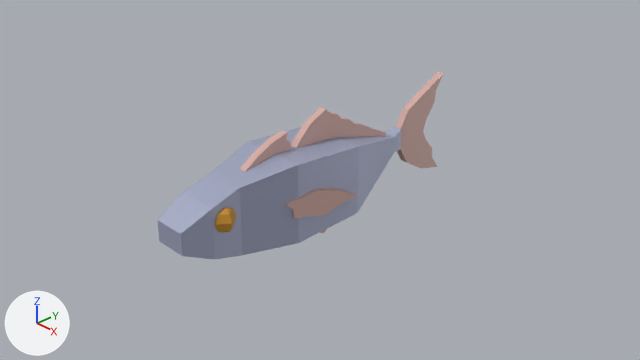
A saved change to the Blender file Arts/3d/feesh/feesh.blend.
Before and after are seen from the file's camera 'Camera'. Arrows for +X, +Y and +Z are at lower left; the lights stay in place. The same objects are shown in both versions, whatever each file hides.

The first picture shows 'Bdody', 'eye', 'side fins', 'tail fin', 'top fin big', 'top fin small'.
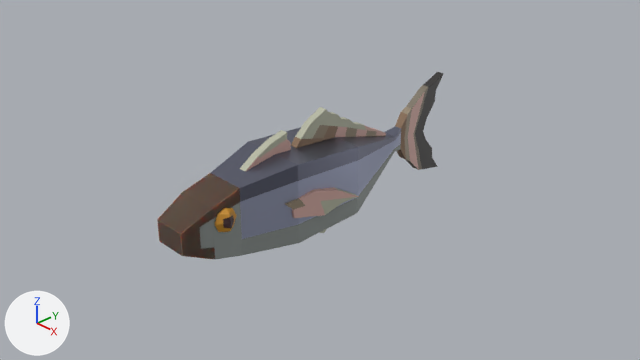
Where the change shows, as pixel boxes [x1, y1, x2, y2] in the pictures (640 x 360 px):
'tail fin', reshaped: before [395, 72, 444, 169]; after [395, 72, 444, 170]
'eye', reshaped: [215, 208, 236, 232] in both
part 1 of me_cube, added: after [157, 129, 401, 260]
part 2 of me_cube, recoloured: [211, 126, 401, 188] in both
part 3 of me_cube, recoloured (grey to brown): [183, 173, 239, 208] in both
part 4 of me_cube_001, built on: before [403, 75, 443, 169]; after [401, 75, 443, 170]
part 5 of me_cube_001, recoloured: before [422, 72, 444, 90]; after [423, 72, 444, 87]
part 6 of me_cube_001, recoloured (pink to brown): [395, 112, 407, 159] in both
part 7 of me_cube_003, recoloured (brown to grey): [295, 107, 367, 139] in both
part 8 of me_cube_003, recoloured: [291, 126, 338, 148] in both
part 9 of me_cube_003, recoloured: [297, 135, 386, 148] in both
part 10 of me_cube_003, recoloured: [345, 127, 377, 137] in both
part 11 of me_cube_003, recoloured: [312, 125, 329, 139] in both

What changed in the scene script:
```text
Add mat_lighter_fin:
    mat_lighter_fin = principled_material('Lighter Fin')
    mat_lighter_fin.base_color = (0.474, 0.485, 0.371)  # grey #b7b9a4
Add mat_tail_start:
    mat_tail_start = principled_material('Tail Start')
    mat_tail_start.base_color = (0.262, 0.162, 0.0953)  # brown #8c7057
Add mat_tail_end:
    mat_tail_end = principled_material('Tail End')
    mat_tail_end.base_color = (0.0273, 0.0242, 0.0232)  # black #2e2b2a
Add mat_fish_base_darker:
    mat_fish_base_darker = principled_material('Fish Base Darker')
    mat_fish_base_darker.base_color = (0.192, 0.201, 0.274)  # grey #797c8f
    mat_fish_base_darker.metallic = 0.913
    mat_fish_base_darker.roughness = 0.343
Change me_cube:
    remove me_cube.from_pydata(...)  # 28 vertices, 26 faces; spans x -0.46..0.46, y -2.28..1.48, z -0.49..0.56
    add me_cube.from_pydata(...)  # 64 vertices, 62 faces; spans x -0.46..0.46, y -2.28..1.48, z -0.49..0.56
    me_cube part 1: 36 vertices added at x -0.46..0.46, y -2.28..1.48, z -0.25..0.35
    me_cube part 2: 4 faces spanning x -0.46..0.46, y -1.48..1.48, z 0.17..0.56 switch from mat_material (blue #adb3ce) to mat_fish_base_darker (grey #797c8f)
    me_cube part 3: 1 face spanning x -0.28..0.28, y -1.88..-1.48, z 0.33..0.44 switches from mat_material (blue #adb3ce) to mat_fish_brown_stuff (brown #554233)
    add me_cube.materials.append(mat_fish_base)  # blue #adb3ce
    add me_cube.materials.append(mat_fish_base_lighter)  # grey #a2a9a6
    add me_cube.materials.append(mat_fish_brown_stuff)  # brown #554233
Change me_cube_001:
    used by ob_tail_fin; location = (0.0, -1.035, 0.034); scale = (0.0464, 0.595, 0.595)
    remove me_cube_001.from_pydata(...)  # 54 vertices, 44 faces; spans x -1.2..1.2, y 3.78..5.62, z -1.09..1.3
    add me_cube_001.from_pydata(...)  # 78 vertices, 68 faces; spans x -1.31..1.31, y 3.78..5.62, z -1.09..1.3
    me_cube_001 part 4
    22 faces are deleted
    8 vertices in x -1.17..1.17, y 4.8..4.99, z -0.69..0.79 move by (0.0, -0.09, 0.0)
    4 vertices in x -1.17..1.17, y 4.87..4.91, z -0.44..0.55 move by (0.0, -0.1, 0.0)
    12 vertices move from x -1.17..1.17, y 4.34..5.07, z -0.94..1.04 to x -1.31..1.31, y 4.32..5.1, z -0.98..1.1
    24 vertices are added at x -1.18..1.18, y 4.45..4.98, z -0.94..1.04
    16 new faces join them, mat_tail_end (black #2e2b2a)
    6 new faces join them, mat_tail_three (brown #958670)
    20 new faces join them, mat_tail_two (brown #7b7262)
    4 new faces join them, mat_material_001 (pink #d4aca4)
    me_cube_001 part 5: 10 faces spanning x -1.2..1.2, y 4.98..5.62, z -1.09..1.3 switch from mat_material_001 (pink #d4aca4) to mat_tail_end (black #2e2b2a)
    me_cube_001 part 6: 6 faces spanning x -1.31..1.31, y 4.16..4.4, z -0.51..0.63 switch from mat_material_001 (pink #d4aca4) to mat_tail_start (brown #8c7057)
    add me_cube_001.materials.append(mat_tail_two)  # brown #7b7262
    add me_cube_001.materials.append(mat_tail_three)  # brown #958670
Change me_cube_003:
    where me_cube_003.from_pydata(...)  # 71 vertices, 60 faces; spans x -1.0..1.0, y -0.45..1.12, z -7.15..0.03
    used by ob_top_fin_big; location = (0.0, 0.032, 0.191); scale = (0.0517, 1.02, -0.0987)
    me_cube_003 part 7: 30 of the faces centred in x -1.0..1.0, y -0.3..0.64, z -6.74..-2.93 switch from mat_material_001 (pink #d4aca4) to mat_lighter_fin (grey #b7b9a4)
    me_cube_003 part 8: all 2 faces centred in x 0.0..1.0, y -0.41..0.12, z -3.99..-3.79 switch from mat_material_001 (pink #d4aca4) to mat_tail_start (brown #8c7057)
    me_cube_003 part 9: the 1 face centred in x 1.0, y 0.36, z -2.21 switches from mat_material_001 (pink #d4aca4) to mat_tail_start (brown #8c7057)
    me_cube_003 part 10: 4 of the faces centred in x -1.0..1.0, y 0.47..0.84, z -2.66..-1.39 switch from mat_material_001 (pink #d4aca4) to mat_tail_three (brown #958670)
    me_cube_003 part 11: 2 of the faces centred in x -1.0..1.0, y -0.05, z -4.34 switch from mat_material_001 (pink #d4aca4) to mat_tail_three (brown #958670)
```
